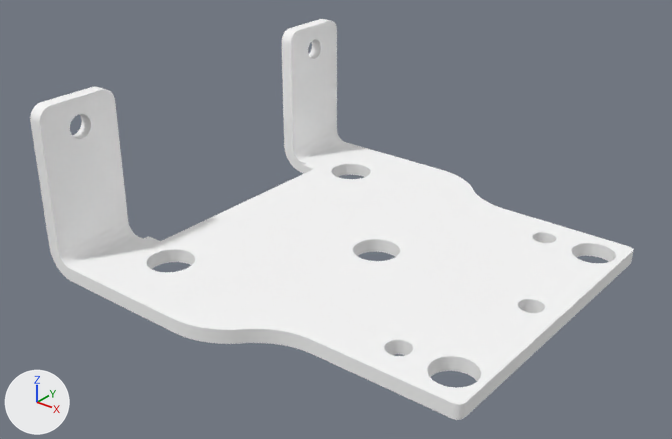
One commit to the COLLADA model mycobot_description/urdf/mycobot_320_pi_2022/force_control_gripper/mygripper_f100_connection.dae: the scene before it, then after it.
The view is the same before and after, from a 50 mm camera at (0.1005, -0.0634, 0.0604) aimed at (0.0289, 0.0261, 0.0049). The axes (+X, +Y, +Z) are drawn at lower left. The lights are the same throughout.

In view in the first picture: 'M3______3'.
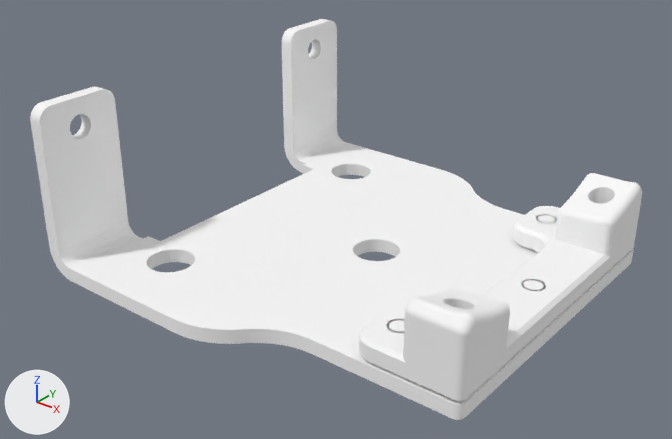
Changed parts and their boxes (x1, y1, x2, y2) in the pictures (672 x 439 px):
'___װ___ּ__-___2_', added: after (359, 173, 642, 402)
'___Բͷ____ǻ_______M3X5__1030401780__-__г_--__1_', added: after (521, 279, 546, 291)
'___Բͷ____ǻ_______M3X5__1030401780__-__г_--__1_.001', added: after (387, 319, 404, 333)
'___Բͷ____ǻ_______M3X5__1030401780__-__г_--__1_.002', added: after (536, 214, 557, 224)

Edits to the bpy script that builds the scene:
```text
Add me_բͷ____ǻ_______m3x5__1030401780_____г_____1__002:
    me_բͷ____ǻ_______m3x5__1030401780_____г_____1__002.from_pydata(...)  # 912 vertices, 1820 faces; spans x 0.04665..0.05235, y 0.04515..0.05085, z -0.00365..0.003
    me_բͷ____ǻ_______m3x5__1030401780_____г_____1__002.materials.append(mat_a0000000_0000_0000_0000_000000000000)  # white #fafafa
Add me_բͷ____ǻ_______m3x5__1030401780_____г_____1__001:
    me_բͷ____ǻ_______m3x5__1030401780_____г_____1__001.from_pydata(...)  # 912 vertices, 1820 faces; spans x 0.04665..0.05235, y 0.00915..0.01485, z -0.00365..0.003
    me_բͷ____ǻ_______m3x5__1030401780_____г_____1__001.materials.append(mat_a0000000_0000_0000_0000_000000000000)  # white #fafafa
Add me_װ__________2:
    me_װ__________2.from_pydata(...)  # 1811 vertices, 3638 faces; spans x 0.046..0.061, y 0.007..0.053, z 0.0..0.0103
    me_װ__________2.materials.append(mat_a0000000_0000_0000_0000_000000000000)  # white #fafafa
Add me_բͷ____ǻ_______m3x5__1030401780_____г_____1:
    me_բͷ____ǻ_______m3x5__1030401780_____г_____1.from_pydata(...)  # 912 vertices, 1820 faces; spans x 0.05415..0.05985, y 0.02715..0.03285, z -0.00365..0.003
    me_բͷ____ǻ_______m3x5__1030401780_____г_____1.materials.append(mat_a0000000_0000_0000_0000_000000000000)  # white #fafafa
Add ob_բͷ____ǻ_______m3x5__1030401780_____г_____1__002:
    ob_բͷ____ǻ_______m3x5__1030401780_____г_____1__002 = bpy.data.objects.new('___Բͷ____ǻ_______M3X5__1030401780__-__г_--__1_.002', me_բͷ____ǻ_______m3x5__1030401780_____г_____1__002)
    ob_բͷ____ǻ_______m3x5__1030401780_____г_____1__002.location = (0.0, 0.0, 0.0)
Add ob_բͷ____ǻ_______m3x5__1030401780_____г_____1__001:
    ob_բͷ____ǻ_______m3x5__1030401780_____г_____1__001 = bpy.data.objects.new('___Բͷ____ǻ_______M3X5__1030401780__-__г_--__1_.001', me_բͷ____ǻ_______m3x5__1030401780_____г_____1__001)
    ob_բͷ____ǻ_______m3x5__1030401780_____г_____1__001.location = (0.0, 0.0, 0.0)
Add ob_װ__________2:
    ob_װ__________2 = bpy.data.objects.new('___װ___ּ__-___2_', me_װ__________2)
    ob_װ__________2.location = (0.0, 0.0, 0.0)
Add ob_բͷ____ǻ_______m3x5__1030401780_____г_____1:
    ob_բͷ____ǻ_______m3x5__1030401780_____г_____1 = bpy.data.objects.new('___Բͷ____ǻ_______M3X5__1030401780__-__г_--__1_', me_բͷ____ǻ_______m3x5__1030401780_____г_____1)
    ob_բͷ____ǻ_______m3x5__1030401780_____г_____1.location = (0.0, 0.0, 0.0)
```
